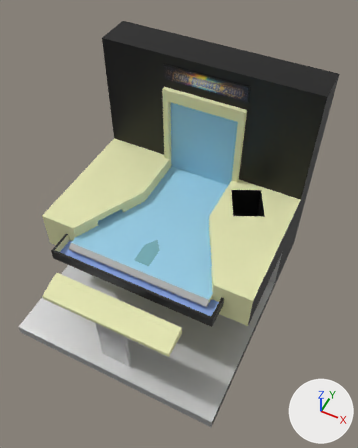
The Blender file public/assets/cabinet.blend: old version first, new version second.
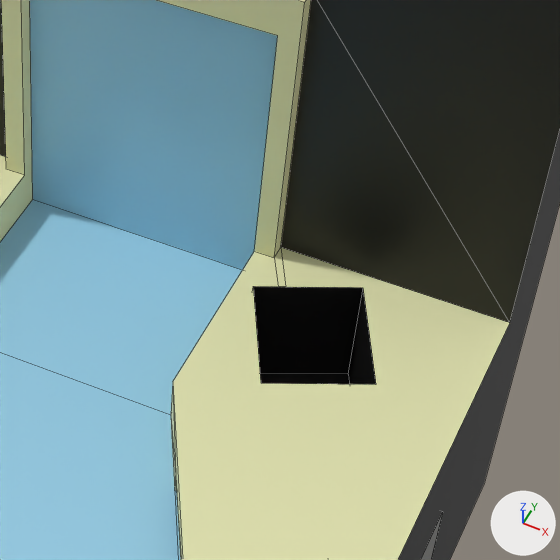
There are two pictures of each version: one whole from a 50 mm camera at (1.291, -2.708, 3.213) aimed at (0.12, -0.366, 0.286), one close up on the part from 45% to 88% of the width and 25% to 59% of the height. The axes (+X, +Y, +Z) are drawn at lower right. The lights are the same throughout. The close-ups show mesh edges as thin lines.

Objects in the first close-up: 'cabinet'.
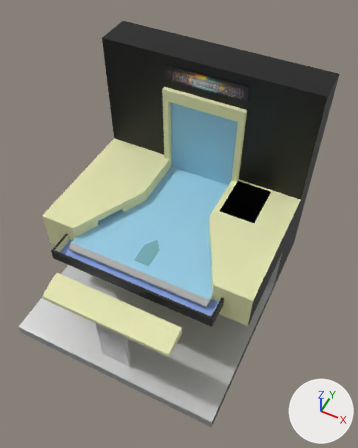
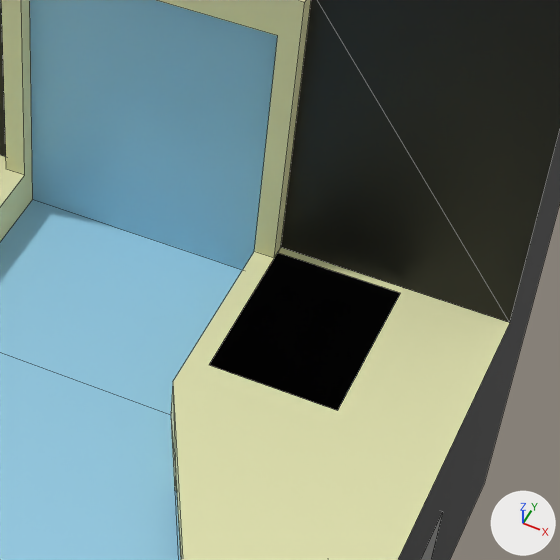
Pixel boxes (x1, y1, x2, y2) of what changed, in the close-ups (560 x 560 px):
part 1 of me_cabinet, cut back
    both: (173, 248, 509, 560)

Diff of the bpy script that builds the scene:
```diff
--- a/public/assets/cabinet.blend.py
+++ b/public/assets/cabinet.blend.py
@@ me_cabinet @@
 # used by ob_cabinet; location = (0.0, 0.0, 0.0)
 # verts and faces of me_cabinet; kept vertices keep their numbers, new ones are numbered from 153
 # before: 0 (0.3, -0.18, 0.29) at pixel (172, 381), 1 (0.57, 0.28, 0.0) at pixel (348, 374), 3 (0.7, 0.01, 0.0), 6 (0.34, 0.17, 0.0), 10 (0.47, -0.1, 0.0)
 # before: 13 (0.9, 0.32, 0.29) at pixel (509, 322), 19 (0.3, 0.28, 0.29) at pixel (254, 251), 25 (0.35, 0.28, 0.29) at pixel (274, 257), 26 (0.35, 0.32, 0.29) at pixel (280, 247), 29 (0.9, -0.78, 0.29)
 # before: 92 (0.6, -0.78, 0.29), 147 (0.41, 0.2, 0.29) at pixel (285, 286), 148 (0.7, 0.01, 0.29) at pixel (376, 384), 149 (0.57, 0.28, 0.29) at pixel (363, 287), 150 (0.34, 0.17, 0.29) at pixel (253, 286)
 # before: 151 (0.47, -0.1, 0.29) at pixel (260, 383), 152 (0.39, 0.2, 0.29) at pixel (278, 286)
-me_cabinet.from_pydata(...)  # 153 vertices, 154 faces; spans x -0.9..0.9, y -1.38..0.64, z -0.62..1.28
+me_cabinet.from_pydata(...)  # 147 vertices, 148 faces, 1 loose edge; spans x -0.9..0.9, y -1.38..0.64, z -0.62..1.28
+# me_cabinet part 1
+delete_vertices([1, 3, 6, 10, *range(147, 153)])  # with the faces that use them
+verts[153] = (0.65, -0.1, 0.29)  # pixel (337, 410)
+verts[154] = (0.65, 0.3, 0.29)  # pixel (400, 293)
+verts[155] = (0.35, 0.3, 0.29)  # pixel (277, 252)
+verts[156] = (0.35, -0.1, 0.29)  # pixel (208, 365)
+edges += [(25, 155)]
+faces += [(0, 92, 29, 13, 26, 155, 154, 153, 156, 25, 19)]  # mat_table (beige #e6e7b5)
 me_cabinet.materials.append(mat_cabinet)
```
